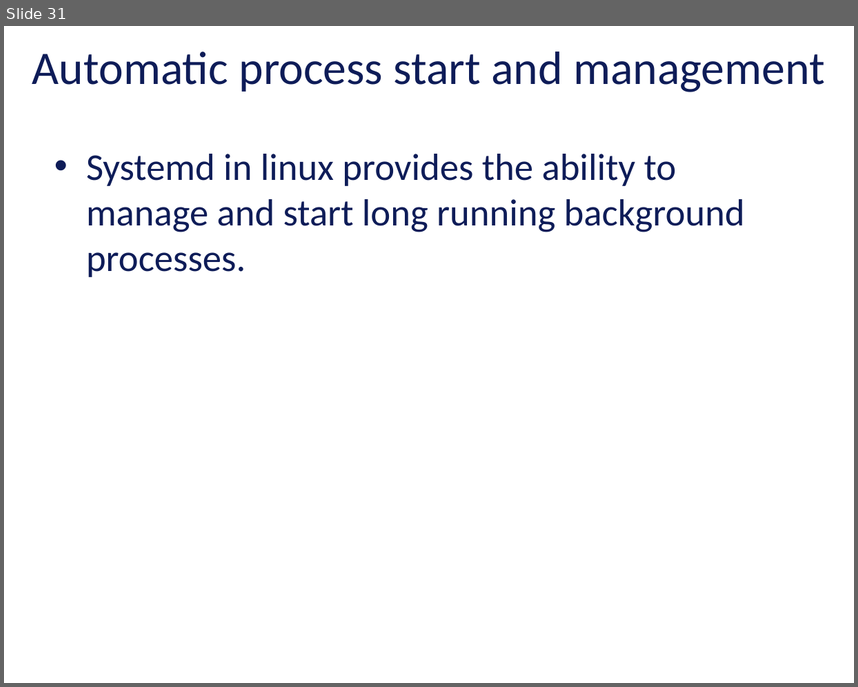
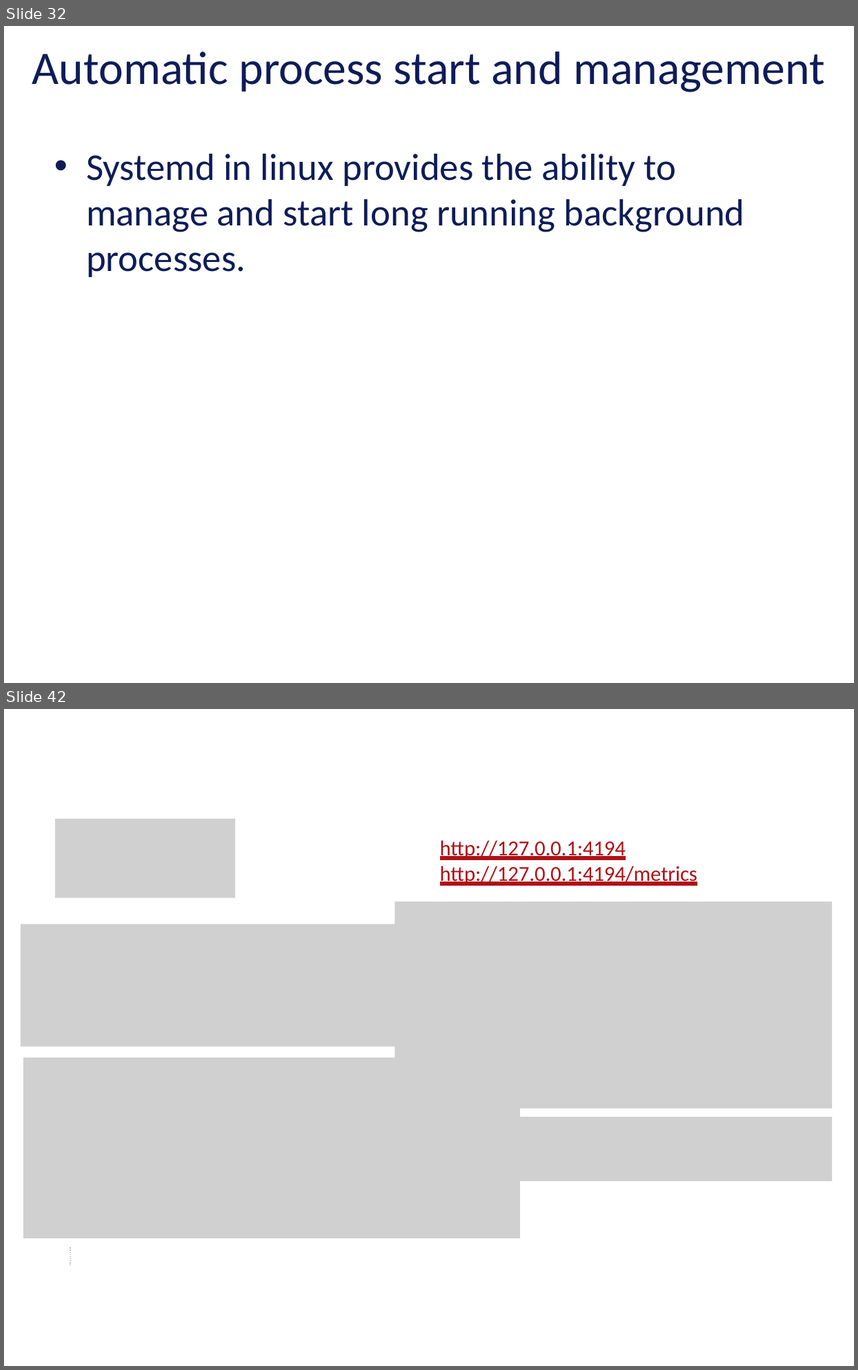
Before and after one commit to vu-resilient-distributed-systems/lectures-fall-2019, a slide deck: Module-4-Finding-Failures/04_1-monitoring.pptx. Shown one above the other, each under a label of ours: slide 31 before the commit, slides 32 and 42 after it; the slides between them are not shown. The pictures are 858x687 and 858x1370 pixels, drawn with LibreOffice and Linux fonts; fonts in the diff are those of the drawing; grey boxes stand for pictures; background and template pictures are left out. Boxes give left, top, right and bottom in pixels: in the first picture for what was removed or moved away, otherwise in the second. Text is boxed around its words. In the diff, an @@ line names an element or a change of style, - is before the commit and + after.

```diff
--- a/Module-4-Finding-Failures/04_1-monitoring.pptx
+++ b/Module-4-Finding-Failures/04_1-monitoring.pptx
@@ slide 42 added at [4,709,854,1366], background picture (left out) @@
@@ picture added at [55,819,235,897] @@
@@ text added at [440,840,697,886], 19.8 pt, text #AF1116, underline @@
+http://127.0.0.1:4194
+http://127.0.0.1:4194/metrics
@@ picture added at [395,902,833,1108] @@
@@ picture added at [21,924,749,1046] @@
@@ picture added at [23,1057,520,1238] @@
@@ picture added at [395,1117,833,1181] @@
@@ freeform shape added at [70,1248,70,1264], outline #BBBDC0 1 pt dashed @@
@@ what was slide 31 is now slide 32 @@
```
Also in this commit, not shown: 1 slide changed, 34 other slides added, 1 slide removed.
